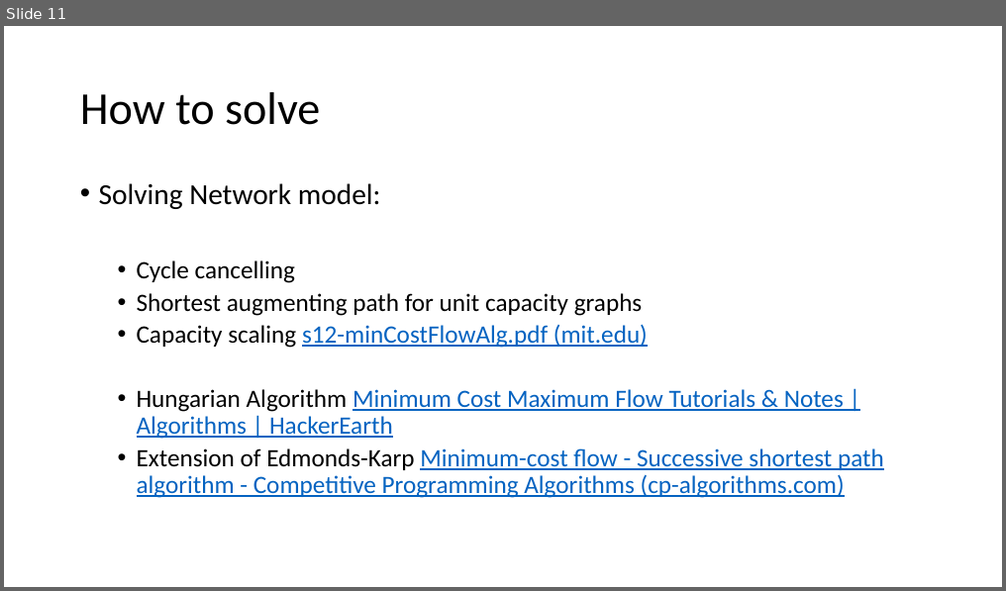
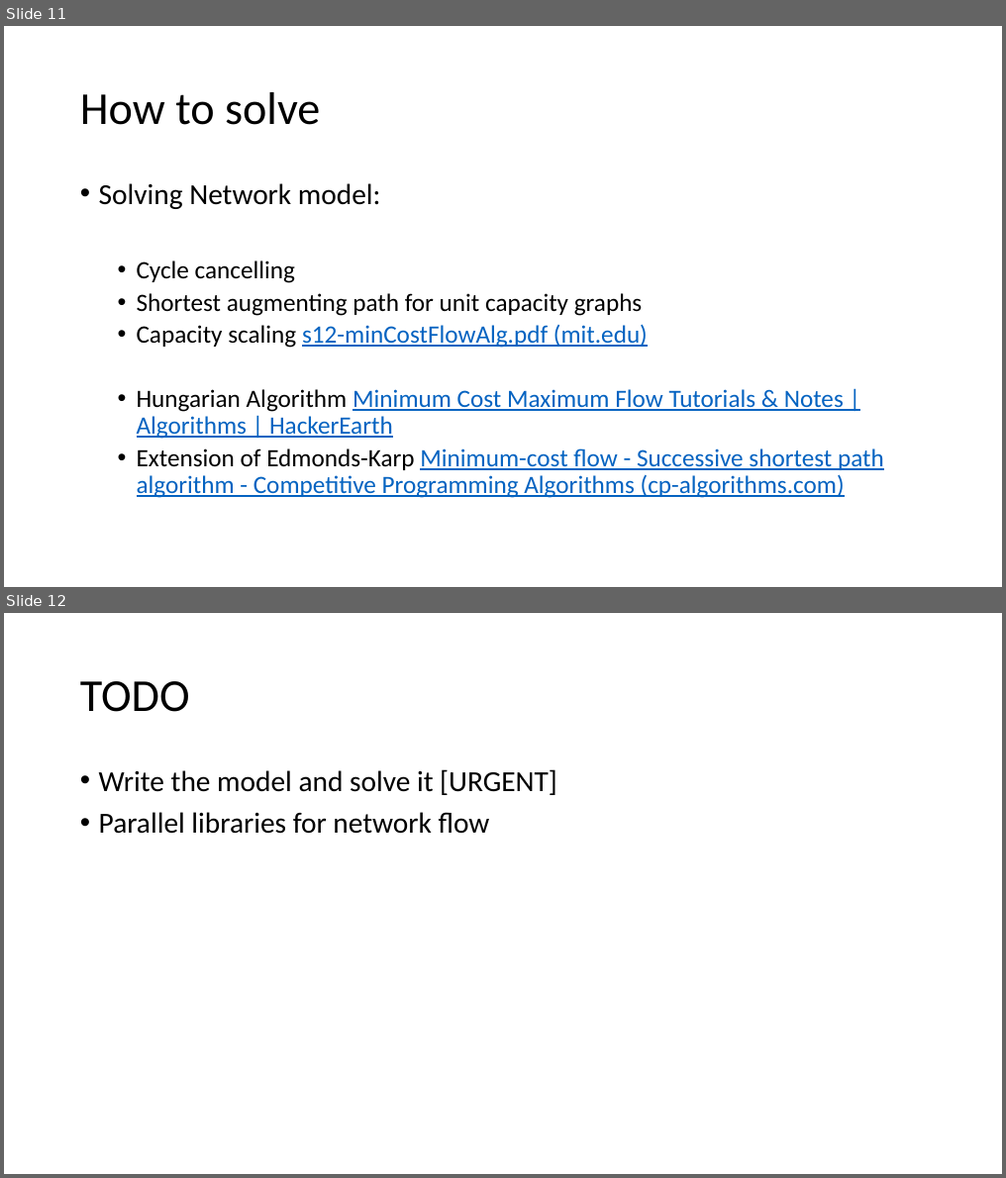
Before and after one commit to anirudhakulkarni/Parallel-MCMF-at-IISc-Research, a slide deck: week-3.pptx. Shown one above the other, each under a label of ours: slide 11 before the commit, slides 11 and 12 after it. The pictures are 1006x591 and 1006x1178 pixels, drawn with LibreOffice and Linux fonts; fonts in the diff are those of the drawing. Boxes give left, top, right and bottom in pixels: in the first picture for what was removed or moved away, otherwise in the second. Text is boxed around its words. In the diff, an @@ line names an element or a change of style, - is before the commit and + after.

```diff
--- a/week-3.pptx
+++ b/week-3.pptx
@@ slide 12 added at (x1=4, y1=613, x2=1002, y2=1174), background #FFFFFF @@
@@ title added at (x1=80, y1=681, x2=190, y2=712), 44 pt, text #000000 @@
+TODO
@@ text added at (x1=99, y1=769, x2=557, y2=834), 28 pt, text #000000 @@
+• Write the model and solve it [URGENT]
+• Parallel libraries for network flow
```
Also in this commit, not shown: 2 other files.
